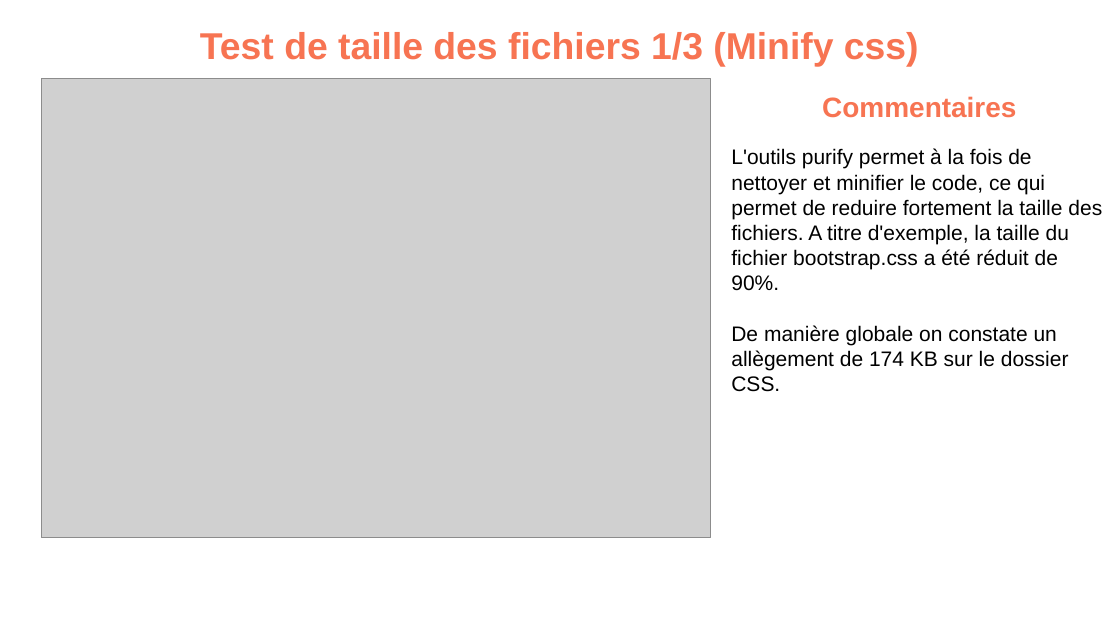
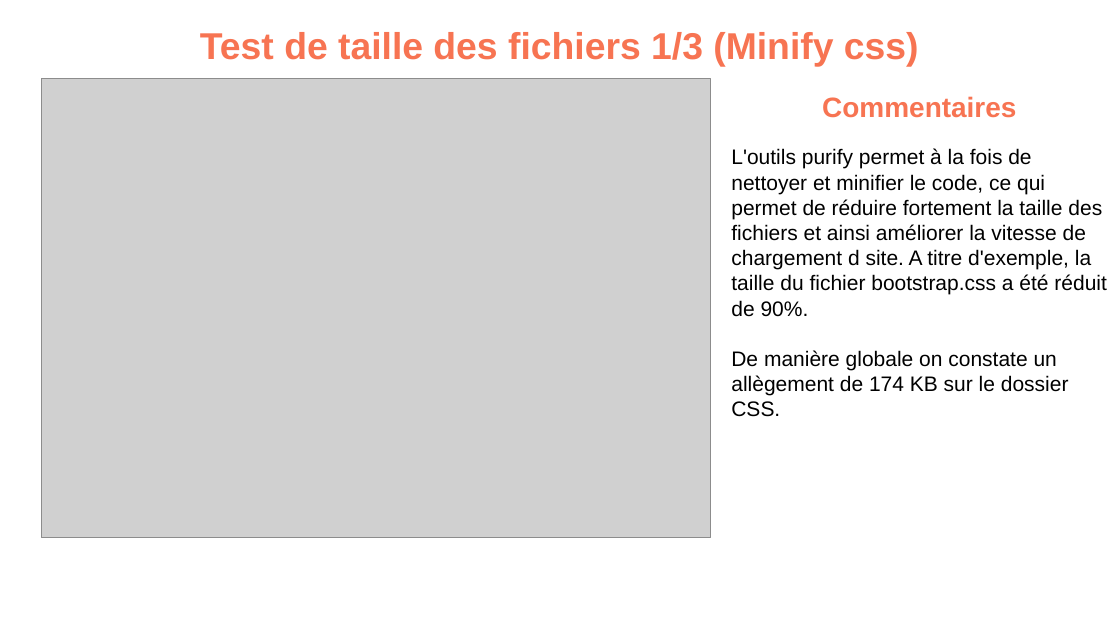
Before and after one commit to devi-dev/IsmahaneHAMOU_4_03062021-La-chouette-agence-, a slide deck: slide 4 of Analyse/P4_02_optimisation.pptx. Drawn at 1120x630 pixels with LibreOffice and Linux fonts; fonts in the diff are those of the drawing; grey boxes stand for pictures; background and template pictures are left out. Boxes give left, top, right and bottom in pixels: in the first picture for what was removed or moved away, otherwise in the second. Text is boxed around its words. In the diff, an @@ line names an element or a change of style, - is before the commit and + after.

```diff
--- a/Analyse/P4_02_optimisation.pptx
+++ b/Analyse/P4_02_optimisation.pptx
@@ text at [731, 148, 1106, 317]: text changed @@
-L'outils purify permet à la fois de nettoyer et minifier le code, ce qui permet de reduire fortement la taille des fichiers. A titre d'exemple, la taille du fichier bootstrap.css a été réduit de 90%.
+L'outils purify permet à la fois de nettoyer et minifier le code, ce qui permet de réduire fortement la taille des fichiers et ainsi améliorer la vitesse de chargement d site. A titre d'exemple, la taille du fichier bootstrap.css a été réduit de 90%.
```
Also in this commit, not shown: 6 other slides changed, 6 other files.
